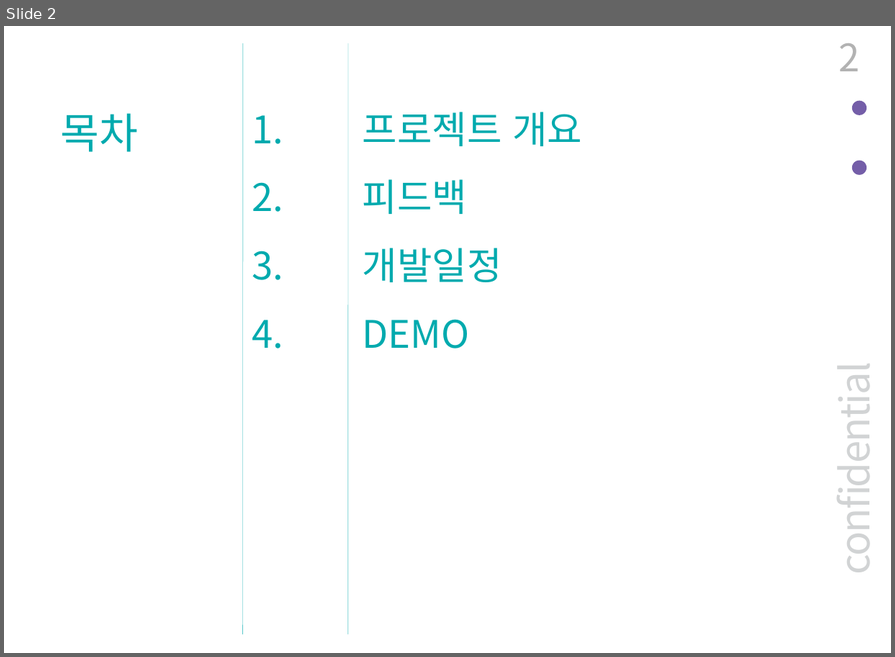
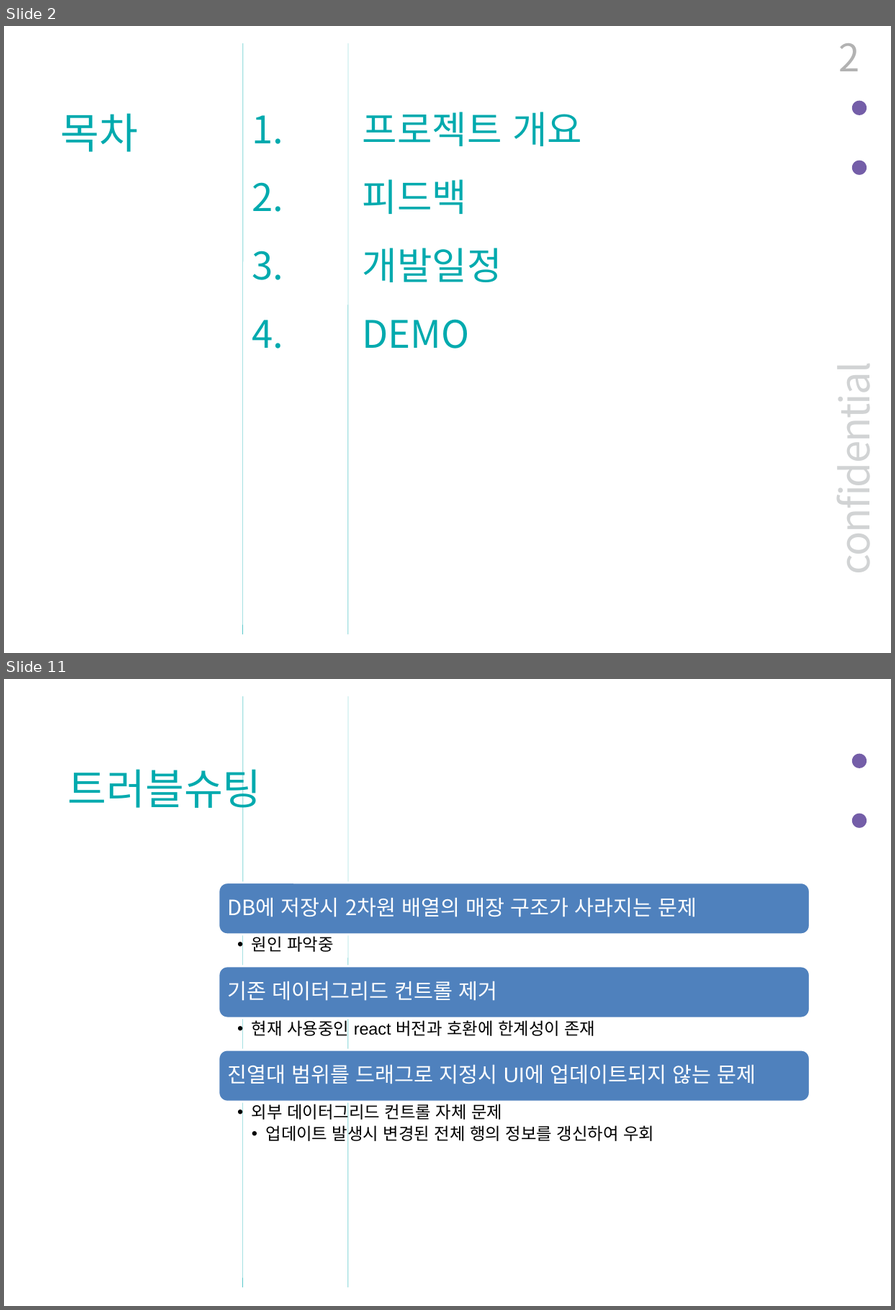
Before and after one commit to BerryWell/CapstoneDesign-2019-02, a slide deck: 제출자료/발표자료/중간_발표_자료_12조.pptx. Shown one above the other, each under a label of ours: slide 2 before the commit, slides 2 and 11 after it; the slides between them are not shown. The pictures are 895x657 and 895x1310 pixels, drawn with LibreOffice and Linux fonts; fonts in the diff are those of the drawing. Boxes give left, top, right and bottom in pixels: in the first picture for what was removed or moved away, otherwise in the second. Text is boxed around its words. In the diff, an @@ line names an element or a change of style, - is before the commit and + after.

Commit message:
ppt 업데이트

```diff
--- a/제출자료/발표자료/중간_발표_자료_12조.pptx
+++ b/제출자료/발표자료/중간_발표_자료_12조.pptx
@@ slide 11 added at box(4, 679, 891, 1306), background #FFFFFF; not listed: 5 template elements that a slide beside it also shows @@
@@ text added at box(68, 762, 262, 816), 40 pt, text #00AAAE @@
+트러블슈팅
@@ group added at box(219, 883, 810, 1144): 6 texts, 3 rounded rectangles @@
+DB에 저장시 2차원 배열의 매장 구조가 사라지는 문제
+  • 원인 파악중
+기존 데이터그리드 컨트롤 제거
+  • 현재 사용중인 react 버전과 호환에 한계성이 존재
+진열대 범위를 드래그로 지정시 UI에 업데이트되지 않는 문제
+  • 외부 데이터그리드 컨트롤 자체 문제
+    • 업데이트 발생시 변경된 전체 행의 정보를 갱신하여 우회
```
Also in this commit, not shown: 6 slides changed, 6 other slides added.
